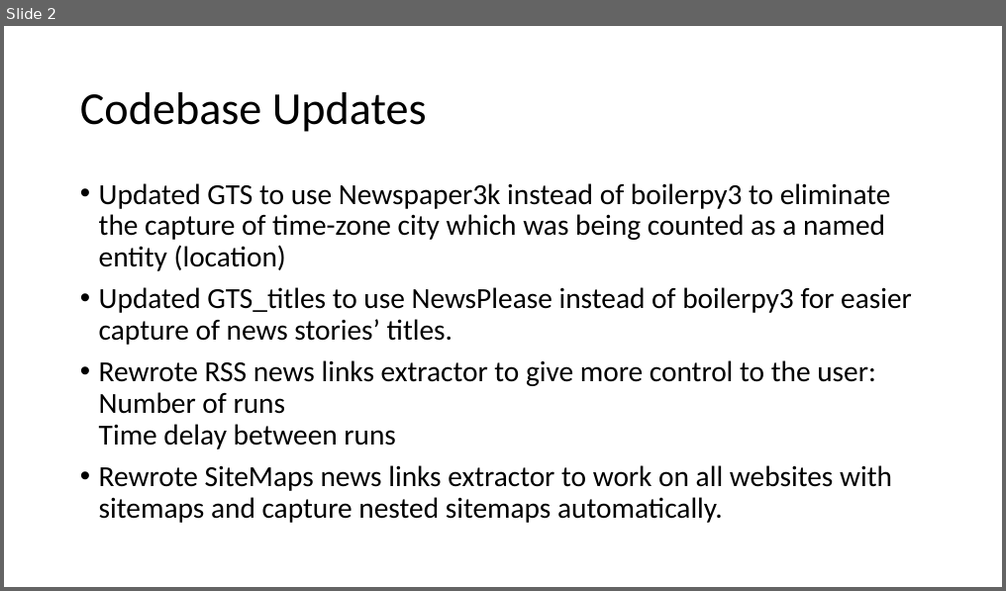
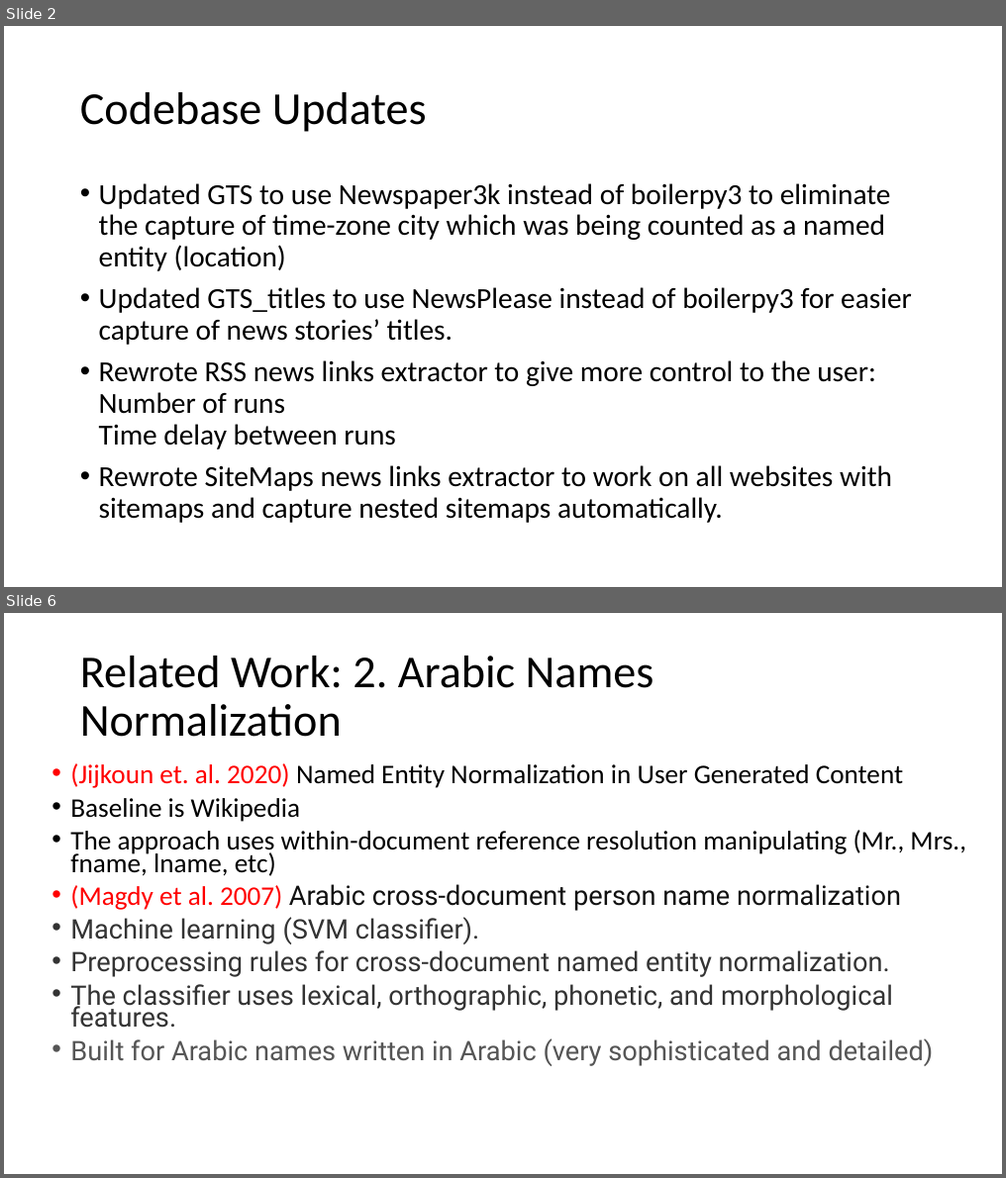
Before and after one commit to HussamHallak/TPDL2022, a slide deck: TPDL 2022 Paper Updates.pptx. Shown one above the other, each under a label of ours: slide 2 before the commit, slides 2 and 6 after it; the slides between them are not shown. The pictures are 1006x591 and 1006x1178 pixels, drawn with LibreOffice and Linux fonts; fonts in the diff are those of the drawing. Boxes give left, top, right and bottom in pixels: in the first picture for what was removed or moved away, otherwise in the second. Text is boxed around its words. In the diff, an @@ line names an element or a change of style, - is before the commit and + after.

```diff
--- a/TPDL 2022 Paper Updates.pptx
+++ b/TPDL 2022 Paper Updates.pptx
@@ slide 6 added at (x1=4, y1=613, x2=1002, y2=1174), background #FFFFFF @@
@@ title added at (x1=80, y1=656, x2=654, y2=737), 44 pt, text #000000 @@
+Related Work: 2. Arabic Names Normalization
@@ text added at (x1=70, y1=763, x2=966, y2=1066), 25.9 pt, text #333333 @@
+• (Jijkoun et. al. 2020) Named Entity Normalization in User Generated Content
+• Baseline is Wikipedia
+• The approach uses within-document reference resolution manipulating (Mr., Mrs., fname, lname, etc)
+• (Magdy et al. 2007) Arabic cross-document person name normalization
+• Machine learning (SVM classifier).
+• Preprocessing rules for cross-document named entity normalization.
+• The classifier uses lexical, orthographic, phonetic, and morphological features.
+• Built for Arabic names written in Arabic (very sophisticated and detailed)
```
Also in this commit, not shown: 1 slide changed, 12 other slides added.
